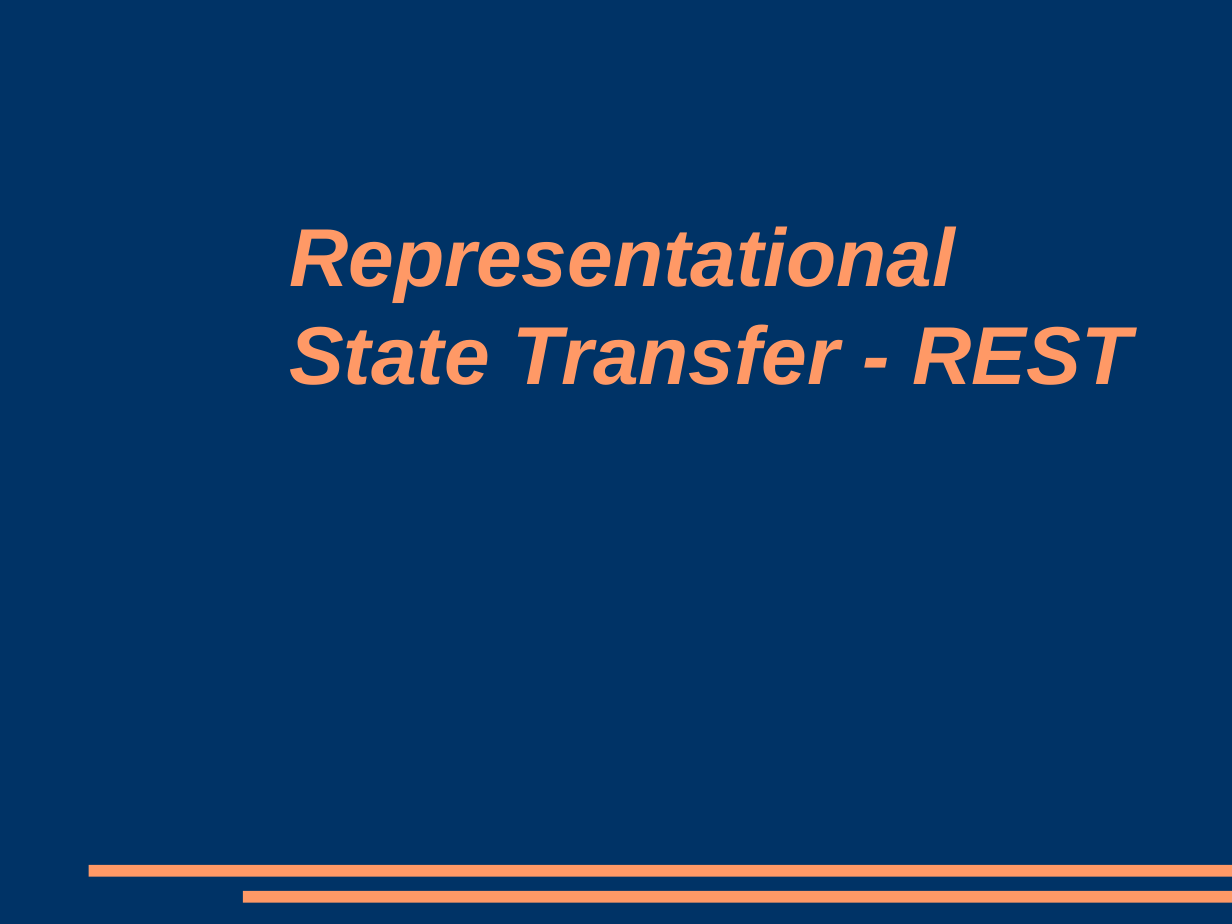
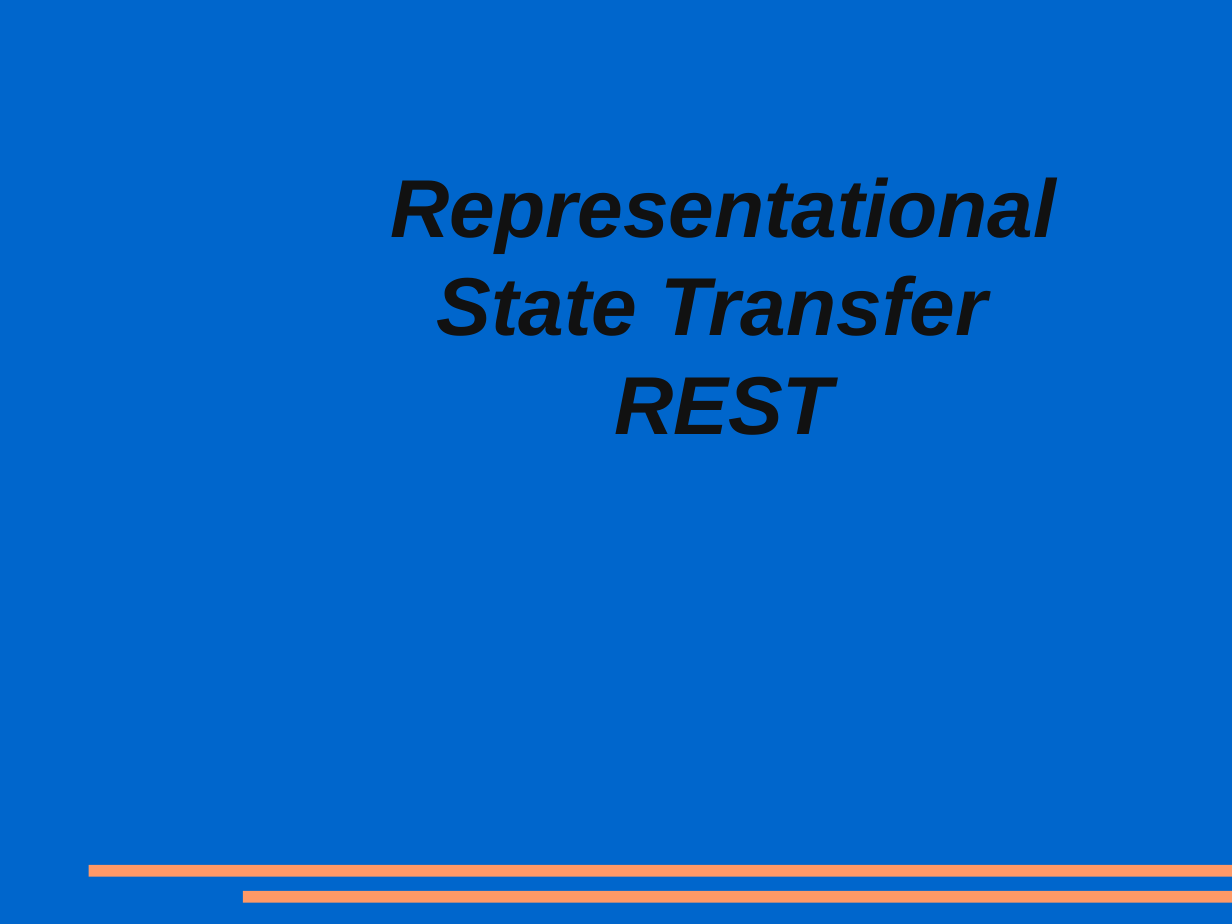
Before and after one commit to cocoon-project/restful-workshop, a slide deck: slide 1 of doc/restful-alternative.ppt. Drawn at 1232x924 pixels with LibreOffice and Linux fonts; fonts in the diff are those of the drawing. Boxes give left, top, right and bottom in pixels: in the first picture for what was removed or moved away, otherwise in the second. Text is boxed around its words. In the diff, an @@ line names an element or a change of style, - is before the commit and + after.

```diff
--- a/doc/restful-alternative.ppt
+++ b/doc/restful-alternative.ppt
@@ background #003366 to #0066CC @@
@@ title at (391, 177, 1057, 435): text changed; text colour #FF9966 to #111111 @@
-Representational State Transfer - REST
+Representational State Transfer
+REST
```
Also in this commit, not shown: 4 other slides changed, 5 other files.
